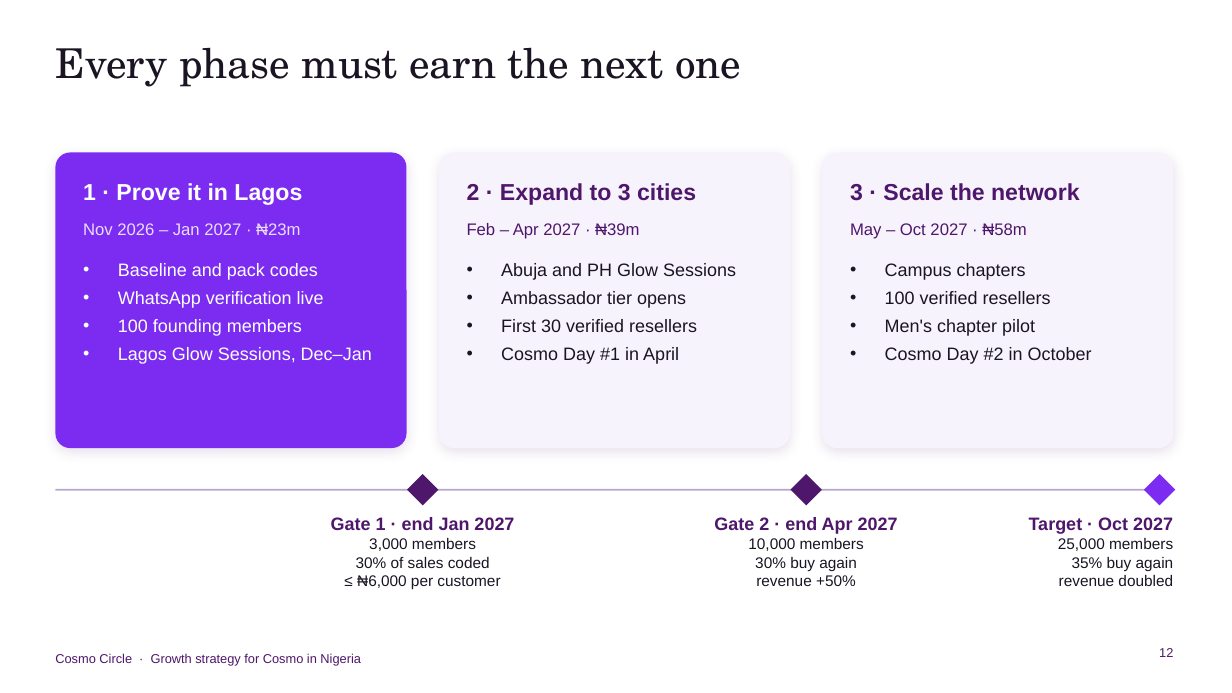
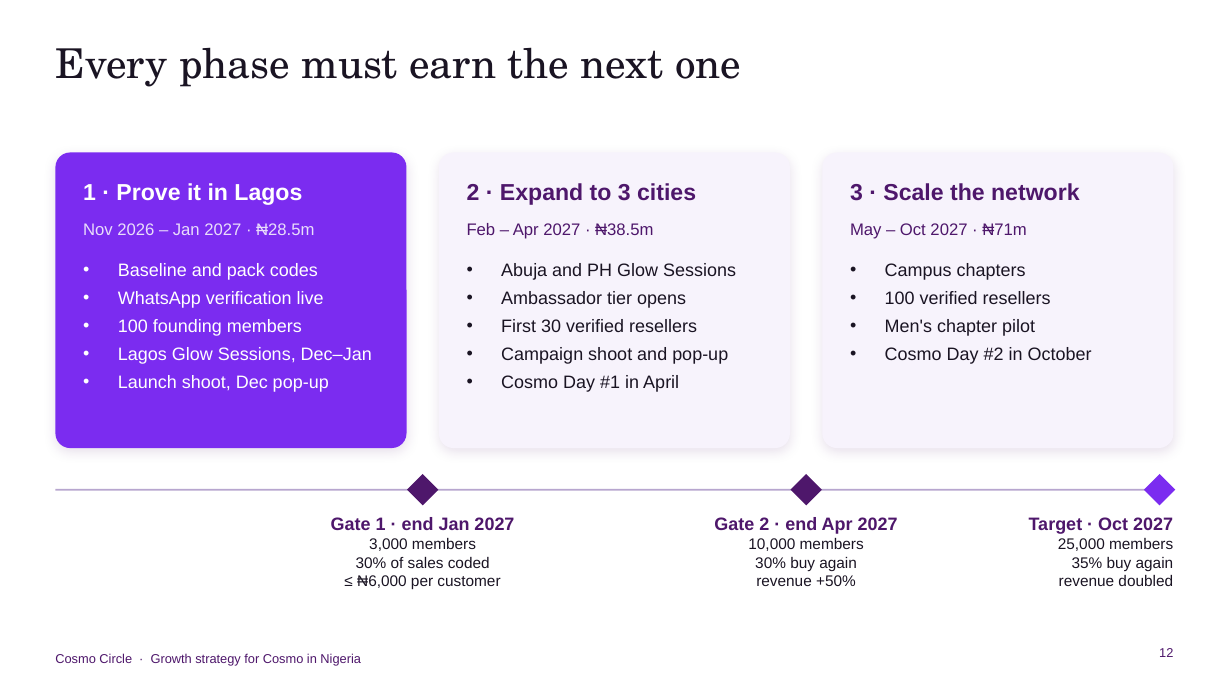
Before and after one commit to mobkilishi/mobkilishi, a slide deck: slide 12 of cosmo/Cosmo_Circle_Strategy.pptx. Drawn at 1232x693 pixels with LibreOffice and Linux fonts; fonts in the diff are those of the drawing. Boxes give left, top, right and bottom in pixels: in the first picture for what was removed or moved away, otherwise in the second. Text is boxed around its words. In the diff, an @@ line names an element or a change of style, - is before the commit and + after.

```diff
--- a/cosmo/Cosmo_Circle_Strategy.pptx
+++ b/cosmo/Cosmo_Circle_Strategy.pptx
@@ text at box(83, 223, 314, 235): text changed @@
-Nov 2026 – Jan 2027 · ₦23m
+Nov 2026 – Jan 2027 · ₦28.5m
@@ text at box(467, 223, 653, 239): text changed @@
-Feb – Apr 2027 · ₦39m
+Feb – Apr 2027 · ₦38.5m
@@ text at box(850, 223, 1026, 239): text changed @@
-May – Oct 2027 · ₦58m
+May – Oct 2027 · ₦71m
@@ text at box(501, 347, 728, 364): paragraph added @@
+• Campaign shoot and pop-up
@@ text at box(118, 375, 329, 392): paragraph added @@
+• Launch shoot, Dec pop-up
```
Also in this commit, not shown: 3 other slides changed, 1 slide added, 7 other files.
